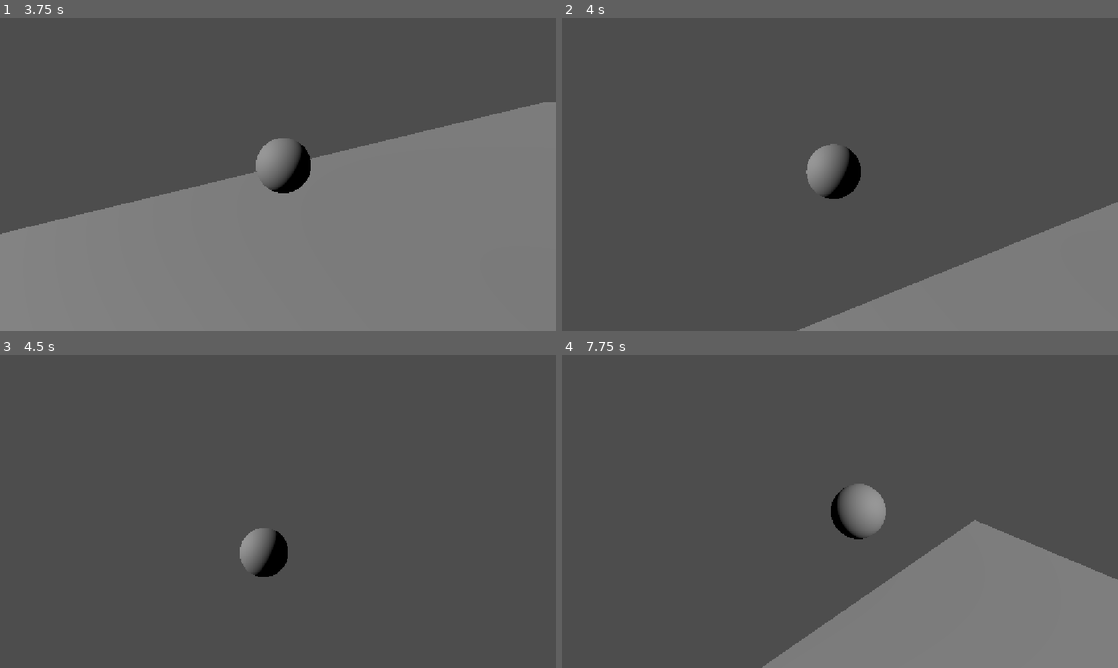
Above: before the commit, frames 1-4 (two rows, left to right).
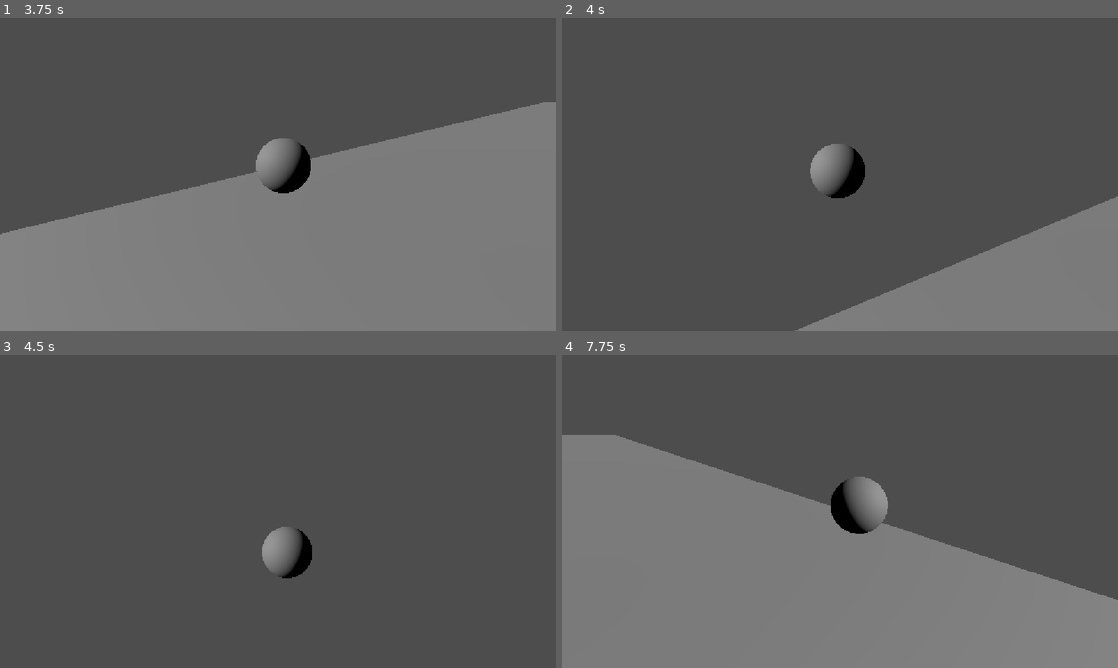
Above: after the commit, the same moments.

Repository: moisesc112/gnome-ball
Game: Godot game, scene res://scenes/levels/base_level.tscn
The game is run twice, just before and just after one commit, with the same random seed, the same clock (stepped at 60 frames per second) and the same inputs.
Inputs:
- Up to frame 1 (3.75 s): hold D (Move_Right) 0.53-1.28 s; hold S (Move_Backward) 1.28-2.03 s; hold D (Move_Right) 2.03-2.78 s; hold W (Move_Forward) 2.78-3.53 s; hold A (Move_Left) from 3.53 s (still down)
- Up to frame 2 (4 s): keep holding A (Move_Left)
- Up to frame 3 (4.5 s): keep holding A (Move_Left)
- Up to frame 4 (7.75 s): release A (Move_Left) at 5.03 s; hold S (Move_Backward) 5.03-5.78 s; hold D (Move_Right) 5.78-6.53 s; hold W (Move_Forward) 6.53-7.28 s; hold D (Move_Right) from 7.28 s (still down)

Frame 1 is identical in both runs. In frame 2, 1.0% of the frame differs, in the area x 41-100%, y 40-100%; in frame 3, 1.4%; in frame 4, 37%, in the area x 0-100%, y 25-100%.

Commit message:
launch pad + disable input in air

Diff:
--- /dev/null
+++ b/scenes/launch_pad.tscn
@@ -0,0 +1,36 @@
+[gd_scene format=3 uid="uid://8m0ucssmnhnv"]
+
+[ext_resource type="Script" uid="uid://by6j5kalu1l58" path="res://scripts/launch_pad.gd" id="1_rf4ly"]
+
+[sub_resource type="StandardMaterial3D" id="StandardMaterial3D_8afob"]
+albedo_color = Color(0.9484417, 0.7221972, 0.42170438, 1)
+
+[sub_resource type="BoxMesh" id="BoxMesh_gqk7g"]
+material = SubResource("StandardMaterial3D_8afob")
+size = Vector3(1.5, 0.5, 1.5)
+
+[sub_resource type="BoxShape3D" id="BoxShape3D_4uoea"]
+size = Vector3(1.5, 0.5, 1.5)
+
+[sub_resource type="BoxShape3D" id="BoxShape3D_gqk7g"]
+size = Vector3(1.5, 0.25, 1.5)
+
+[node name="Node3D" type="Node3D" unique_id=1467356504]
+script = ExtResource("1_rf4ly")
+
+[node name="StaticBody3D" type="StaticBody3D" parent="." unique_id=1335525052]
+
+[node name="MeshInstance3D" type="MeshInstance3D" parent="StaticBody3D" unique_id=933243146]
+transform = Transform3D(1, 0, 0, 0, 1, 0, 0, 0, 1, 0, -0.25634766, 0)
+mesh = SubResource("BoxMesh_gqk7g")
+
+[node name="CollisionShape3D" type="CollisionShape3D" parent="StaticBody3D" unique_id=1602709827]
+transform = Transform3D(1, 0, 0, 0, 1, 0, 0, 0, 1, 0, -0.25, 0)
+shape = SubResource("BoxShape3D_4uoea")
+
+[node name="Area3D" type="Area3D" parent="." unique_id=433348279]
+
+[node name="CollisionShape3D" type="CollisionShape3D" parent="Area3D" unique_id=1969902312]
+shape = SubResource("BoxShape3D_gqk7g")
+
+[connection signal="body_entered" from="Area3D" to="." method="_on_area_3d_body_entered"]
--- /dev/null
+++ b/scenes/levels/test_level.tscn
@@ -0,0 +1,68 @@
+[gd_scene format=3 uid="uid://bqu4dxuhgj4ki"]
+
+[ext_resource type="PackedScene" uid="uid://bafdbgunof2qt" path="res://scenes/player/player.tscn" id="1_v45ci"]
+[ext_resource type="PackedScene" uid="uid://cckyiw23hug73" path="res://scenes/camera/camera_rig.tscn" id="2_48ne7"]
+[ext_resource type="Script" uid="uid://qjf4ljdhimm8" path="res://scripts/camera/camera_rig.gd" id="3_6xh4u"]
+[ext_resource type="PackedScene" uid="uid://8m0ucssmnhnv" path="res://scenes/launch_pad.tscn" id="4_cyt5c"]
+[ext_resource type="PackedScene" uid="uid://d04bjlqglo2jg" path="res://scenes/lose_zone.tscn" id="5_48ne7"]
+
+[sub_resource type="PhysicsMaterial" id="PhysicsMaterial_7x1jh"]
+
+[sub_resource type="BoxMesh" id="BoxMesh_hfwtw"]
+size = Vector3(10, 1, 2)
+
+[sub_resource type="BoxShape3D" id="BoxShape3D_2mu0v"]
+size = Vector3(10, 0.5, 10)
+
+[sub_resource type="BoxMesh" id="BoxMesh_gqk7g"]
+size = Vector3(10, 1, 5)
+
+[sub_resource type="BoxShape3D" id="BoxShape3D_4uoea"]
+size = Vector3(10, 1, 5)
+
+[node name="TestLevel" type="Node3D" unique_id=2010928926]
+
+[node name="Platform" type="StaticBody3D" parent="." unique_id=277449464]
+transform = Transform3D(1, 0, 0, 0, 1, 0, 0, 0, 0.86660975, 0, 0, -3.258375)
+physics_material_override = SubResource("PhysicsMaterial_7x1jh")
+
+[node name="MeshInstance3D" type="MeshInstance3D" parent="Platform" unique_id=1797455592]
+transform = Transform3D(1, 0, 0, 0, 0.5, 0, 0, 0, 5, 0, 0, -1.2524415)
+mesh = SubResource("BoxMesh_hfwtw")
+
+[node name="CollisionShape3D" type="CollisionShape3D" parent="Platform" unique_id=1157575221]
+transform = Transform3D(1, 0, 0, 0, 1, 0, 0, 0, 1, -0.004398346, 0, -1.2465822)
+shape = SubResource("BoxShape3D_2mu0v")
+
+[node name="DirectionalLight3D" type="DirectionalLight3D" parent="." unique_id=569670938]
+transform = Transform3D(1, 0, 0, 0, 0.7281304, 0.68543863, 0, -0.68543863, 0.7281304, 0, 0, 0)
+
+[node name="Player" parent="." unique_id=120649697 node_paths=PackedStringArray("camera_rig") instance=ExtResource("1_v45ci")]
+transform = Transform3D(1, 0, 0, 0, 1, 0, 0, 0, 1, 0, 0.68364704, -5.7226753)
+gravity_scale = 2.0
+camera_rig = NodePath("../CameraRig")
+
+[node name="CameraRig" parent="." unique_id=187381219 node_paths=PackedStringArray("player") instance=ExtResource("2_48ne7")]
+transform = Transform3D(1, 0, 0, 0, 1, 0, 0, 0, 1, 0, 0.68364704, -1.7587575)
+script = ExtResource("3_6xh4u")
+player = NodePath("../Player")
+
+[node name="Node3D" parent="." unique_id=1467356504 instance=ExtResource("4_cyt5c")]
+transform = Transform3D(1, 0, 0, 0, 1, 0, 0, 0, 1, 0, 0.25763154, -0.8692138)
+
+[node name="Node3D2" parent="." unique_id=232704930 instance=ExtResource("4_cyt5c")]
+transform = Transform3D(1, 0, 0, 0, 1, 0, 0, 0, 1, 0, 0.22607827, 6.391507)
+
+[node name="Platform2" type="StaticBody3D" parent="." unique_id=1602243227]
+transform = Transform3D(1, 0, 0, 0, 1, 0, 0, 0, 1, 0, -6.306587, 19.864285)
+
+[node name="MeshInstance3D" type="MeshInstance3D" parent="Platform2" unique_id=930038015]
+transform = Transform3D(1, 0, 0, 0, 1, 0, 0, 0, 1, 0, 0, -2.998291)
+mesh = SubResource("BoxMesh_gqk7g")
+
+[node name="CollisionShape3D" type="CollisionShape3D" parent="Platform2" unique_id=867934427]
+transform = Transform3D(1, 0, 0, 0, 1, 0, 0, 0, 1, 0, 0, -2.9675999)
+shape = SubResource("BoxShape3D_4uoea")
+
+[node name="LoseZone" parent="." unique_id=1377013288 instance=ExtResource("5_48ne7")]
+transform = Transform3D(415.5171, 0, 0, 0, 1, 0, 0, 0, 111.074776, 0, -11.141736, 0)
--- a/scenes/player/player.tscn
+++ b/scenes/player/player.tscn
@@ -14,3 +14,6 @@
 
 [node name="CollisionShape3D" type="CollisionShape3D" parent="." unique_id=364294595]
 shape = SubResource("SphereShape3D_sthun")
+
+[node name="RayCast3D" type="RayCast3D" parent="." unique_id=1419935444]
+target_position = Vector3(0, -0.7, 0)
--- /dev/null
+++ b/scripts/launch_pad.gd
@@ -0,0 +1,23 @@
+extends Node3D
+
+@export var launch_speed: float = 10.0
+
+# Called when the node enters the scene tree for the first time.
+func _ready() -> void:
+	pass # Replace with function body.
+
+
+# Called every frame. 'delta' is the elapsed time since the previous frame.
+func _process(delta: float) -> void:
+	pass
+
+func _on_area_3d_body_entered(body: Node3D) -> void:
+	if body is RigidBody3D:
+		var launch_direction = global_transform.basis.y.normalized()
+
+		var current_speed = body.linear_velocity.dot(launch_direction)
+		var speed_to_add = maxf(launch_speed - current_speed, 0.0)
+
+		body.apply_central_impulse(
+			launch_direction * speed_to_add * body.mass
+		)
--- a/scripts/player/player.gd
+++ b/scripts/player/player.gd
@@ -2,6 +2,8 @@
 
 @export var tilt_strength: float = 15.0
 @export var camera_rig: Node3D
+
+@onready var ground_ray: RayCast3D = $RayCast3D
 
 var tilt_input: Vector2 = Vector2.ZERO
 
@@ -14,6 +16,10 @@
 	pass
 
 func _physics_process(delta: float) -> void:
+	ground_ray.global_rotation = Vector3.ZERO
+	if not ground_ray.is_colliding():
+		return
+
 	tilt_input = Input.get_vector("Move_Left", "Move_Right", "Move_Forward", "Move_Backward")
 
 	var camera_forward := -camera_rig.global_basis.z
Not shown, added: scripts/launch_pad.gd.uid
